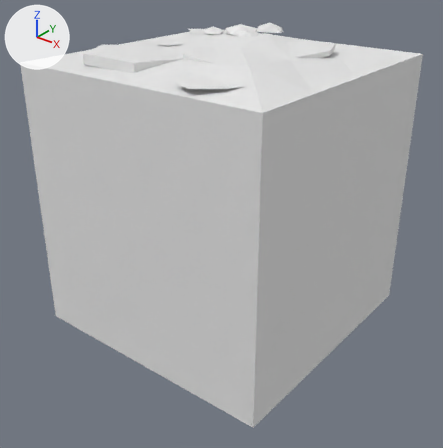
One commit to the FBX model Assets/Tiles/Peak/Peak Tile 0.fbx: the scene before it, then after it.
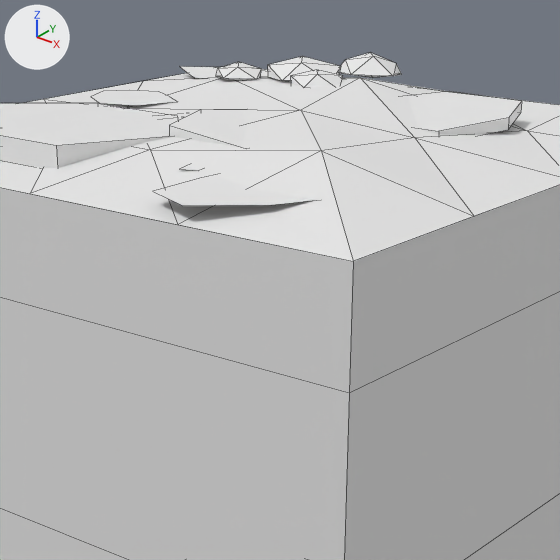
Each version appears first whole from a 50 mm lens placed at (2.69, -3.44, 1.88), pointed at (0.05, -0.13, -0.17), and next in a close-up on the part from 25% to 80% of the width and 0% to 54% of the height. The axes (+X, +Y, +Z) are drawn at upper left. The lights are the same throughout. The last two pictures show the newer version. The close-ups show mesh edges as thin lines. Where no turn or scale is listed for an object, it has been applied to the vertices. Vertices at exactly the same position are counted once.

In view in the first close-up: 'Peak Tile 0'.
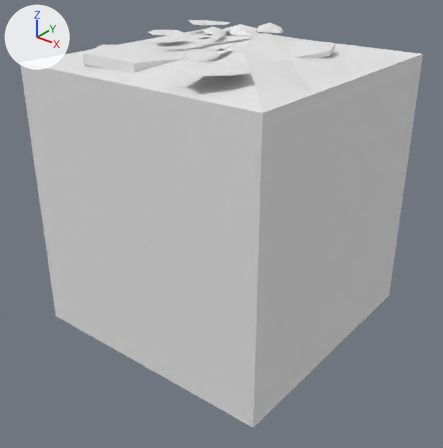
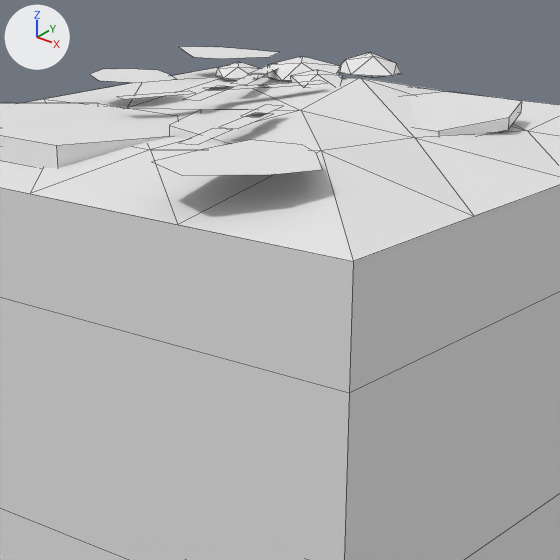
Edits to the bpy script that builds the scene:
```text
Change me_peak_tile_0:
    where me_peak_tile_0.from_pydata(...)  # 181 vertices, 158 faces; spans x -1.0..1.0, y -1.0..1.0, z -1.0..1.19
    used by ob_peak_tile_0; location = (0.0, 0.0, 0.0)
    me_peak_tile_0 part 1: the loose piece of 4 vertices spanning x -0.26..-0.13, y -0.2..0.07, z 1.09 is moved by (0.0, 0.0, 0.07)
    me_peak_tile_0 part 2: the loose piece of 4 vertices spanning x -0.34..-0.21, y 0.11..0.34, z 1.09 is moved by (0.0, 0.0, 0.07)
    me_peak_tile_0 part 3: the loose piece of 4 vertices spanning x -0.42..-0.29, y 0.3..0.54, z 1.09 is moved by (0.0, 0.0, 0.07)
    me_peak_tile_0 part 4: the loose piece of 4 vertices spanning x 0.06..0.18, y -0.31..-0.11, z 1.09 is moved by (0.0, 0.0, 0.07)
    me_peak_tile_0 part 5: the loose piece of 4 vertices spanning x 0.12..0.24, y -0.47..-0.23, z 1.09 is moved by (0.0, 0.0, 0.07)
    me_peak_tile_0 part 6: the loose piece of 4 vertices spanning x 0.18..0.29, y -0.7..-0.48, z 1.09 is moved by (0.0, 0.0, 0.07)
    me_peak_tile_0 part 7: the loose piece of 4 vertices spanning x -0.37..-0.22, y -0.31..-0.07, z 1.09 is moved by (0.0, 0.0, 0.07)
    me_peak_tile_0 part 8: the loose piece of 4 vertices spanning x -0.27..-0.13, y -0.03..0.16, z 1.09 is moved by (0.0, 0.0, 0.07)
    me_peak_tile_0 part 9: the loose piece of 4 vertices spanning x -0.18..-0.03, y 0.12..0.33, z 1.09 is moved by (0.0, 0.0, 0.07)
    me_peak_tile_0 part 10: the loose piece of 8 vertices spanning x -0.93..-0.5, y 0.45..0.73, z 1.1 is moved by (0.0, 0.0, 0.07)
    me_peak_tile_0 part 11: the loose piece of 8 vertices spanning x 0.35..0.73, y -0.99..-0.54, z 1.1 is moved by (0.0, 0.0, 0.07)
    me_peak_tile_0 part 12: the loose piece of 8 vertices spanning x -0.76..-0.43, y -0.13..0.15, z 1.1 is moved by (0.0, 0.0, 0.07)
```

Where the change shows, as pixel boxes [x1, y1, x2, y2] in the close-ups (560 x 560 px; the box of a moved part takes in the faces that stretch with it):
'Peak Tile 0', reshaped
    before: [0, 53, 560, 560]
    after: [0, 47, 560, 560]
part 1 of me_peak_tile_0, moved or reshaped (not visible before)
    after: [185, 86, 231, 100]
part 2 of me_peak_tile_0, moved or reshaped (not visible before)
    after: [232, 73, 267, 84]
part 3 of me_peak_tile_0, moved or reshaped (not visible before)
    after: [248, 65, 278, 75]
part 4 of me_peak_tile_0, moved or reshaped (not visible before)
    after: [242, 105, 283, 117]
part 5 of me_peak_tile_0, moved or reshaped (not visible before)
    after: [221, 113, 273, 129]
part 6 of me_peak_tile_0, moved or reshaped
    before: [180, 166, 198, 171]
    after: [180, 128, 231, 145]
part 7 of me_peak_tile_0, moved or reshaped (not visible before)
    after: [117, 91, 195, 99]
part 8 of me_peak_tile_0, moved or reshaped (not visible before)
    after: [204, 84, 269, 90]
part 9 of me_peak_tile_0, moved or reshaped (not visible before)
    after: [263, 81, 326, 88]
part 10 of me_peak_tile_0, moved or reshaped
    before: [179, 66, 268, 79]
    after: [180, 47, 279, 59]
part 11 of me_peak_tile_0, moved or reshaped
    before: [153, 175, 314, 206]
    after: [153, 140, 322, 175]
part 12 of me_peak_tile_0, moved or reshaped
    before: [91, 90, 178, 106]
    after: [90, 69, 176, 83]
